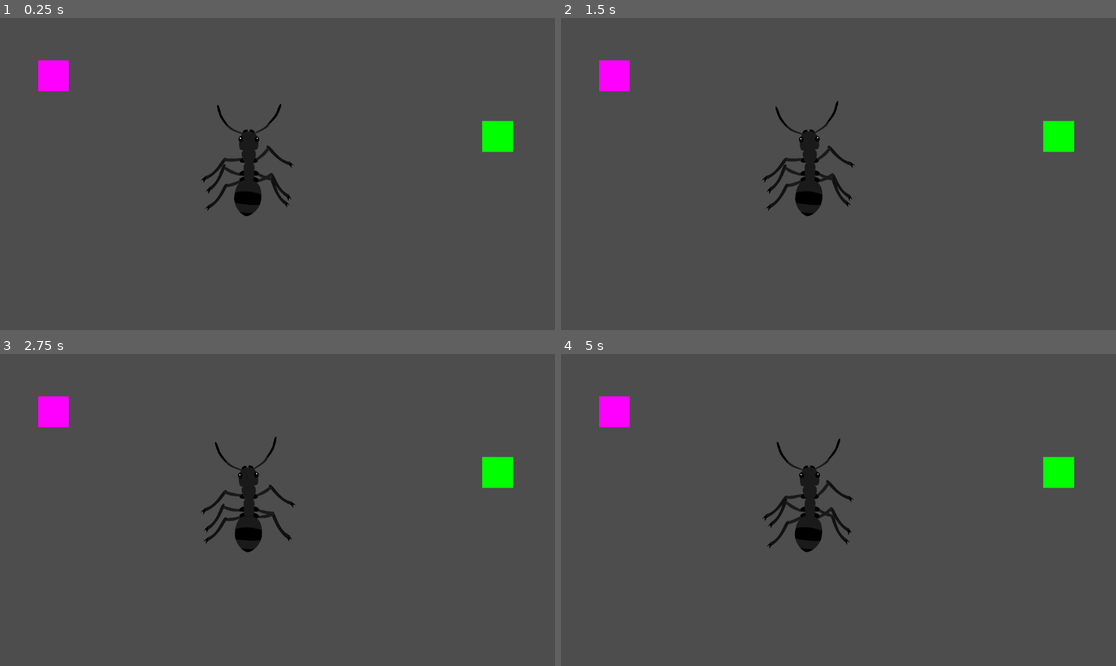
Above: before the commit, frames 1-4 (two rows, left to right).
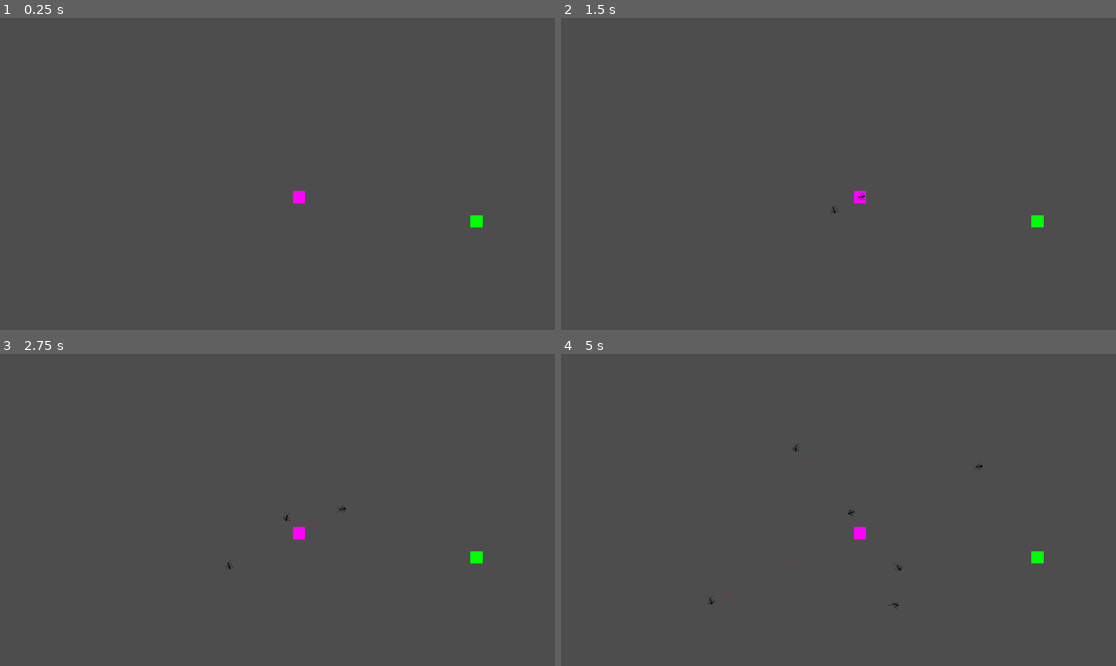
Above: after the commit, the same moments.

Repository: SylvanFranklin/ants
Game: Godot game, scene res://scenes/World.tscn
Same seed, same stepped clock (60 frames per second), same inputs: the game is played once before the commit and once after it.
Inputs:
- Up to frame 1 (0.25 s): no input
- Up to frame 2 (1.5 s): no input
- Up to frame 3 (2.75 s): no input
- Up to frame 4 (5 s): no input

The runs differ from the first frame. In frame 1, 2.8% of the frame differs, in the area x 6-93%, y 13-68%; in frame 2, 2.8%; in frame 3, 2.8%; in frame 4, 2.9%, in the area x 6-93%, y 13-82%.

Commit message:
mone squirter

Diff:
--- /dev/null
+++ b/mone.tscn
@@ -0,0 +1,14 @@
+[gd_scene load_steps=3 format=3 uid="uid://lhclfcdl2yi7"]
+
+[sub_resource type="Gradient" id="Gradient_gg7v3"]
+offsets = PackedFloat32Array(0, 0.0136612, 0.998634, 1)
+colors = PackedColorArray(0, 0, 0, 1, 0.780155, 0.0545049, 0.488645, 1, 0.811457, 0.0566918, 0.508251, 1, 1, 1, 1, 1)
+
+[sub_resource type="GradientTexture2D" id="GradientTexture2D_tuwmt"]
+gradient = SubResource("Gradient_gg7v3")
+
+[node name="mone" type="Node2D"]
+
+[node name="Sprite2D" type="Sprite2D" parent="."]
+scale = Vector2(0.0800014, 0.0800014)
+texture = SubResource("GradientTexture2D_tuwmt")
--- a/project.godot
+++ b/project.godot
@@ -11,8 +11,8 @@
 [application]
 
 config/name="ants"
-run/main_scene="uid://b4d55ku5nppw8"
-config/features=PackedStringArray("4.4", "GL Compatibility")
+run/main_scene="res://scenes/World.tscn"
+config/features=PackedStringArray("4.3", "GL Compatibility")
 config/icon="res://visual/icon.svg"
 
 [rendering]
--- a/scenes/World.tscn
+++ b/scenes/World.tscn
@@ -1,6 +1,6 @@
 [gd_scene load_steps=6 format=3 uid="uid://b4d55ku5nppw8"]
 
-[ext_resource type="PackedScene" uid="uid://cniwwdn3r1yuw" path="res://scenes/ant.tscn" id="1_kqs1s"]
+[ext_resource type="Script" path="res://scripts/home.gd" id="2_f4nbc"]
 
 [sub_resource type="Gradient" id="Gradient_32lhk"]
 colors = PackedColorArray(1, 0, 1, 1, 1, 0, 1, 1)
@@ -17,13 +17,21 @@
 
 [node name="World" type="Node2D"]
 
-[node name="Ant" parent="." instance=ExtResource("1_kqs1s")]
-position = Vector2(516, 293)
-
 [node name="Home" type="Sprite2D" parent="."]
 position = Vector2(111, 120)
 texture = SubResource("GradientTexture2D_7g83o")
+script = ExtResource("2_f4nbc")
 
 [node name="Food" type="Sprite2D" parent="."]
 position = Vector2(1033, 246)
 texture = SubResource("GradientTexture2D_1lgw5")
+
+[node name="Camera2D" type="Camera2D" parent="."]
+zoom = Vector2(0.4, 0.4)
+
+[node name="spawner" type="Timer" parent="."]
+process_callback = 0
+wait_time = 0.734
+autostart = true
+
+[connection signal="timeout" from="spawner" to="Home" method="_on_timer_timeout"]
--- /dev/null
+++ b/scenes/ant.gd
@@ -0,0 +1,25 @@
+extends CharacterBody2D
+@onready var borda: Area2D = $"../borda"
+const SPEED = 200.0
+@export var direction := Vector2(randf() * 2 - 1, randf() * 2 -1)
+@onready var collision_shape_2d: CollisionShape2D = $CollisionShape2D
+const MONE = preload("res://mone.tscn")
+
+func _ready():
+	pass
+
+
+
+
+func _physics_process(delta: float) -> void:
+	if direction:
+		velocity = direction.normalized() * SPEED
+
+	rotation = velocity.x
+	move_and_slide()
+
+
+func _on_mone_squirter_timeout() -> void:
+	var mone = MONE.instantiate()
+	get_parent().add_child(mone)# Replace with function body.
+	mone.position = position
--- a/scenes/ant.tscn
+++ b/scenes/ant.tscn
@@ -1,6 +1,6 @@
-[gd_scene load_steps=66 format=3 uid="uid://cniwwdn3r1yuw"]
-
-[ext_resource type="Script" uid="uid://dybwc454ol7y1" path="res://scripts/ant.gd" id="1_rkdrl"]
+[gd_scene load_steps=67 format=3 uid="uid://cniwwdn3r1yuw"]
+
+[ext_resource type="Script" path="res://scenes/ant.gd" id="1_l0lfl"]
 [ext_resource type="Texture2D" uid="uid://doas46bnjha81" path="res://visual/ant.png" id="2_ddf54"]
 
 [sub_resource type="AtlasTexture" id="AtlasTexture_wauxh"]
@@ -445,10 +445,26 @@
 "speed": 100.0
 }]
 
-[node name="Ant" type="Node2D"]
-script = ExtResource("1_rkdrl")
+[sub_resource type="CapsuleShape2D" id="CapsuleShape2D_cojho"]
+radius = 54.0
+height = 194.0
+
+[node name="Ant" type="CharacterBody2D"]
+scale = Vector2(0.199998, 0.199998)
+motion_mode = 1
+script = ExtResource("1_l0lfl")
 
 [node name="FrameAnimation" type="AnimatedSprite2D" parent="."]
 sprite_frames = SubResource("SpriteFrames_gmg07")
 autoplay = "default"
 frame_progress = 0.348641
+
+[node name="CollisionShape2D" type="CollisionShape2D" parent="."]
+position = Vector2(0, 21)
+shape = SubResource("CapsuleShape2D_cojho")
+
+[node name="MoneSquirter" type="Timer" parent="."]
+wait_time = 0.467
+autostart = true
+
+[connection signal="timeout" from="MoneSquirter" to="." method="_on_mone_squirter_timeout"]
--- /dev/null
+++ b/scenes/borda.gd
@@ -0,0 +1,11 @@
+extends Area2D
+
+
+# Called when the node enters the scene tree for the first time.
+func _ready() -> void:
+	pass # Replace with function body.
+
+
+# Called every frame. 'delta' is the elapsed time since the previous frame.
+func _process(delta: float) -> void:
+	pass
--- a/scenes/game.tscn
+++ b/scenes/game.tscn
@@ -1,8 +1,13 @@
-[gd_scene load_steps=2 format=3 uid="uid://ciwqguosxv4x0"]
+[gd_scene load_steps=2 format=3 uid="uid://d204nesm27473"]
 
 [ext_resource type="PackedScene" uid="uid://cniwwdn3r1yuw" path="res://scenes/ant.tscn" id="1_uwrxv"]
 
 [node name="Game" type="Node2D"]
+
+[node name="Camera2D" type="Camera2D" parent="."]
+position = Vector2(500, 373)
+scale = Vector2(3.51493, 0.179321)
+zoom = Vector2(0.5, 0.5)
 
 [node name="Ant3" parent="." instance=ExtResource("1_uwrxv")]
 position = Vector2(500, 373)
--- a/scripts/ant.gd
+++ b/scripts/ant.gd
@@ -17,9 +17,6 @@
 	velocity = Vector2(xDir,yDir).normalized() * speed
 
 
-
-
-
 # Called every frame. 'delta' is the elapsed time since the previous frame.
 func _process(delta: float) -> void:
 	position += velocity*delta
--- a/scripts/home.gd
+++ b/scripts/home.gd
@@ -1,3 +1,13 @@
 extends Node
 @onready var home: Sprite2D = $Home
-var position = home.position
+const ANT = preload("res://scenes/ant.tscn")
+@onready var timer: Timer = $"../Timer"
+
+func _process(delta: float) -> void:
+	pass
+
+
+func _on_timer_timeout() -> void:
+	var ant = ANT.instantiate()
+	add_child(ant)
+	ant.position += Vector2(1, 1)
